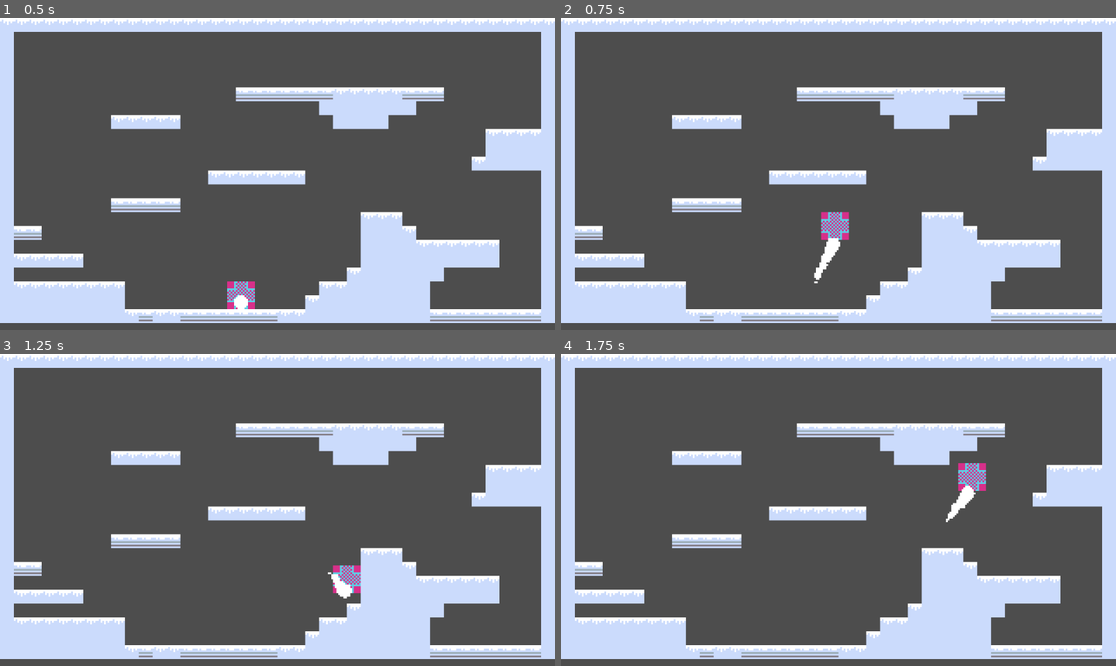
Above: before the commit, frames 1-4 (two rows, left to right).
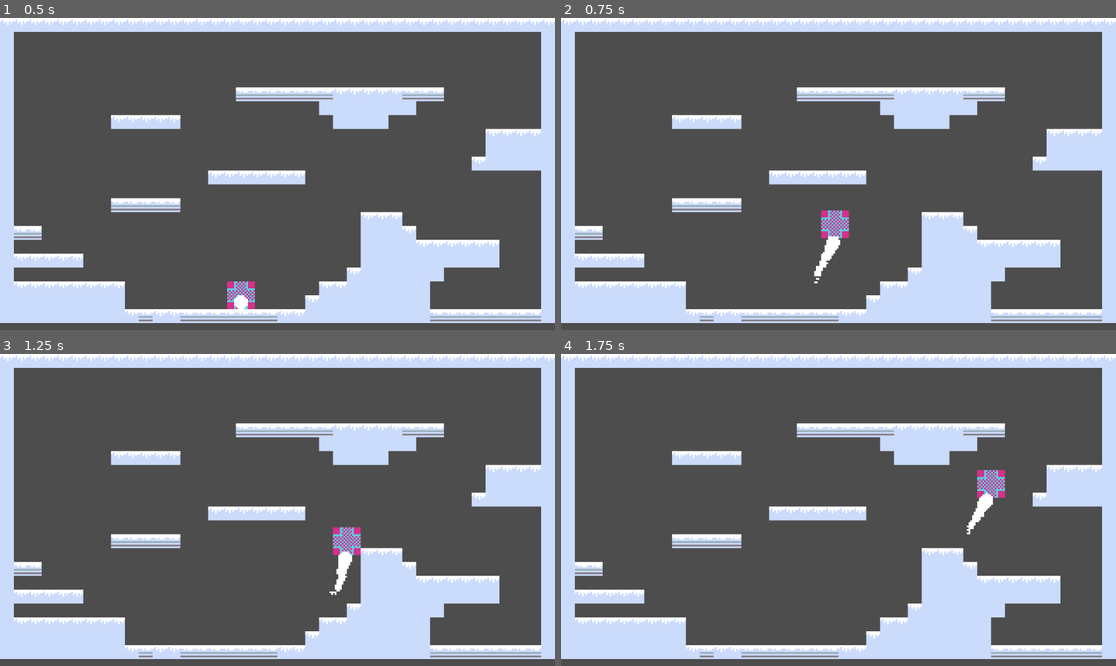
Above: after the commit, the same moments.

Repository: rtyh12/pixel-platformer
Game: Godot game, scene res://main.tscn
Same seed, same stepped clock (60 frames per second), same inputs: the game is played once before the commit and once after it.
Inputs:
- Up to frame 1 (0.5 s): no input
- Up to frame 2 (0.75 s): tap Enter at 0.5 s; hold Right (ui_right) from 0.53 s (still down); hold Space (jump) from 0.53 s (still down)
- Up to frame 3 (1.25 s): keep holding Right (ui_right); keep holding Space (jump)
- Up to frame 4 (1.75 s): keep holding Right (ui_right); release Space (jump) at 1.28 s; tap Space (jump) at 1.35, 1.52 s

Frame 1 is identical in both runs. In frame 2, 0.4% of the frame differs, in the area x 45-52%, y 61-84%; in frame 3, 1.0%; in frame 4, 1.2%, in the area x 69-80%, y 34-58%.

Commit message:
Add coyote time

Diff:
--- a/scripts/PlayerController.gd
+++ b/scripts/PlayerController.gd
@@ -6,18 +6,29 @@
 @export var run_speed: float
 
 var can_jump = false
+var can_coyote = false
 var still_holding_jump_after_jump = false
 
 var speed_vertical = 0
-var floaty_jump_time = 0.7
+var floaty_jump_time = 0.4
+var coyote_time = 0.1
+
+var was_on_floor_last_frame = false
 
 # Don't forget to add new stopwatches to update_stopwatches()
 var t_since_jump = 0
+var t_since_left_ground = 0
 
 func _physics_process(delta):
 	# Bookkeeping
 	update_stopwatches(delta)
-	can_jump = cb.is_on_floor()
+	can_jump = cb.is_on_floor() or can_coyote
+	if _just_left_ground():
+		t_since_left_ground = 0
+	if _just_landed_on_ground():
+		can_coyote = true
+	if !cb.is_on_floor() and t_since_left_ground >= coyote_time:
+		can_coyote = false
 	cb.velocity = Vector2.ZERO
 
 	# Collisions
@@ -42,14 +53,26 @@
 		if can_jump:
 			t_since_jump = 0
 			still_holding_jump_after_jump = true
-			speed_vertical += -270
+			speed_vertical = -270
+			can_coyote = false
 	if !Input.is_action_pressed("jump"):
 		still_holding_jump_after_jump = false
 
 	# Apply results
 	cb.velocity.y = speed_vertical
+	was_on_floor_last_frame = cb.is_on_floor()
 	cb.move_and_slide()
+
+	# More bookkeeping
+	print(can_coyote)
 
 func update_stopwatches(delta):
 	# TODO there HAS to be a better way ;_;
 	t_since_jump += delta
+	t_since_left_ground += delta
+
+func _just_left_ground() -> bool:
+	return was_on_floor_last_frame and !cb.is_on_floor()
+
+func _just_landed_on_ground() -> bool:
+	return !was_on_floor_last_frame and cb.is_on_floor()
